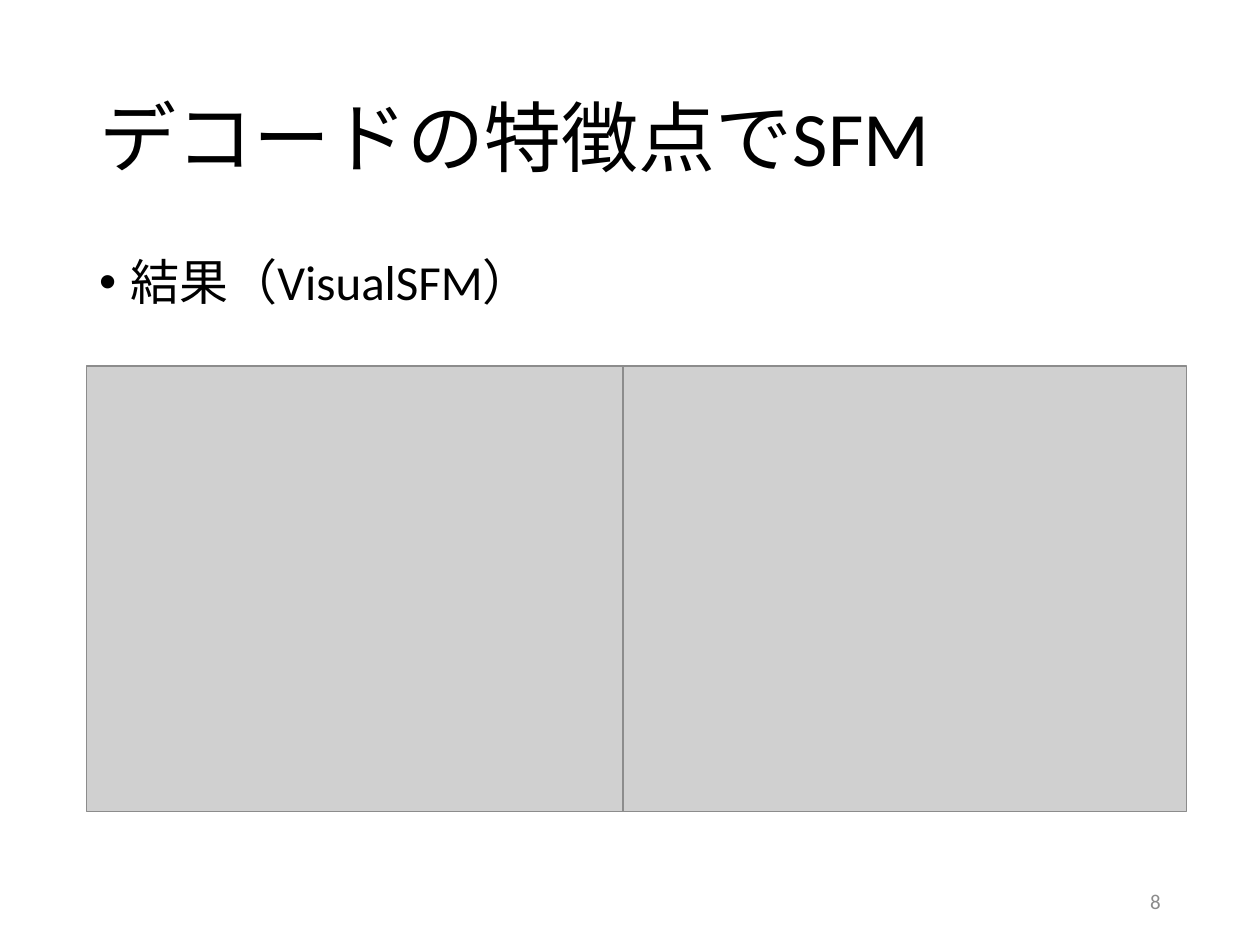
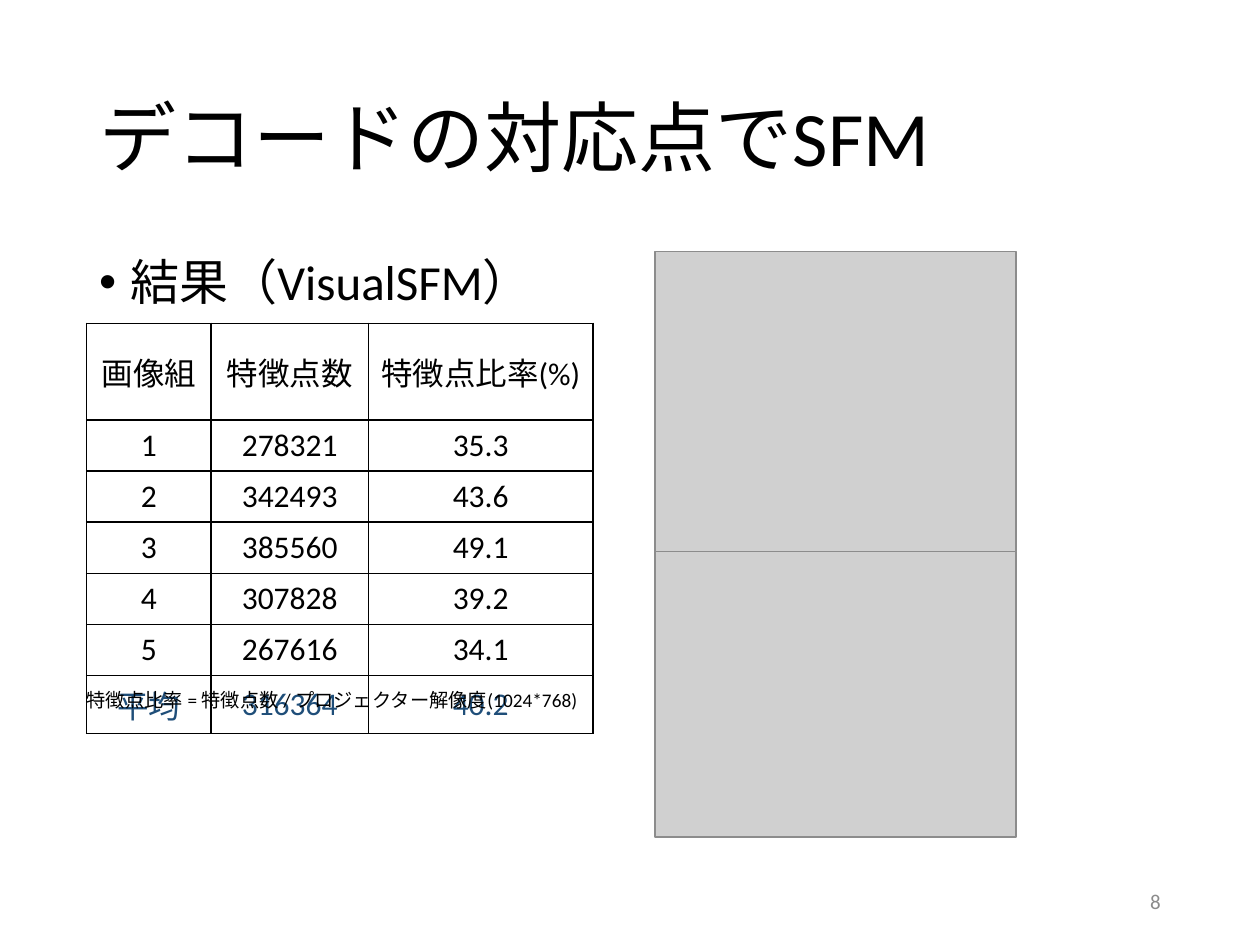
Before and after one commit to GrayMask/3dSurface2, a slide deck: slide 8 of report/report 李淳雨20170220.pptx. Drawn at 1260x945 pixels with LibreOffice and Linux fonts; fonts in the diff are those of the drawing; grey boxes stand for pictures. Boxes give left, top, right and bottom in pixels: in the first picture for what was removed or moved away, otherwise in the second. Text is boxed around its words. In the diff, an @@ line names an element or a change of style, - is before the commit and + after.

```diff
--- a/report/report 李淳雨20170220.pptx
+++ b/report/report 李淳雨20170220.pptx
@@ title at (99,100,929,172): text changed @@
-デコードの特徴点でSFM
+デコードの対応点でSFM
@@ picture: place and size @@
-picture at (87,365,624,811)
+picture at (655,252,1016,552)
@@ table added at (87,324,593,725), 7 rows, 3 columns @@
+画像組 | 特徴点数 | 特徴点比率(%)
+1 | 278321 | 35.3
+2 | 342493 | 43.6
+3 | 385560 | 49.1
+4 | 307828 | 39.2
+5 | 267616 | 34.1
+平均 | 316364 | 40.2
@@ picture: place and size @@
-picture at (622,365,1186,811)
+picture at (655,552,1016,838)
@@ text added at (87,687,577,713), 11 pt, text #000000 @@
+特徴点比率 = 特徴点数 / プロジェクター解像度(1024*768)
```
Also in this commit, not shown: 3 other slides changed.
